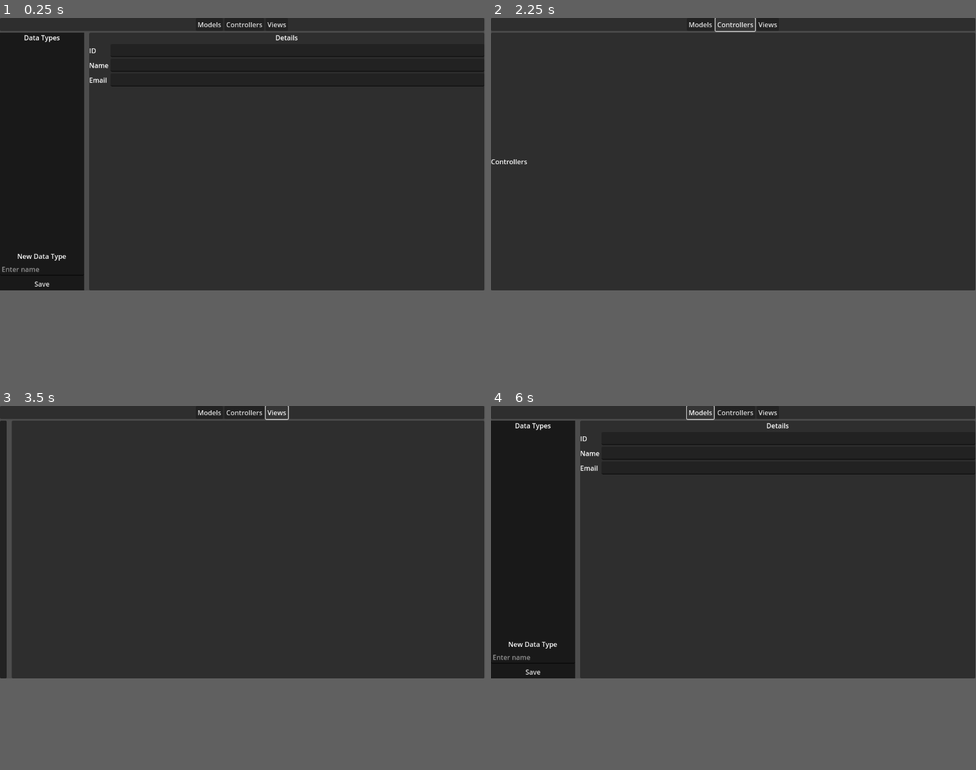
Above: before the commit, frames 1-4 (two rows, left to right).
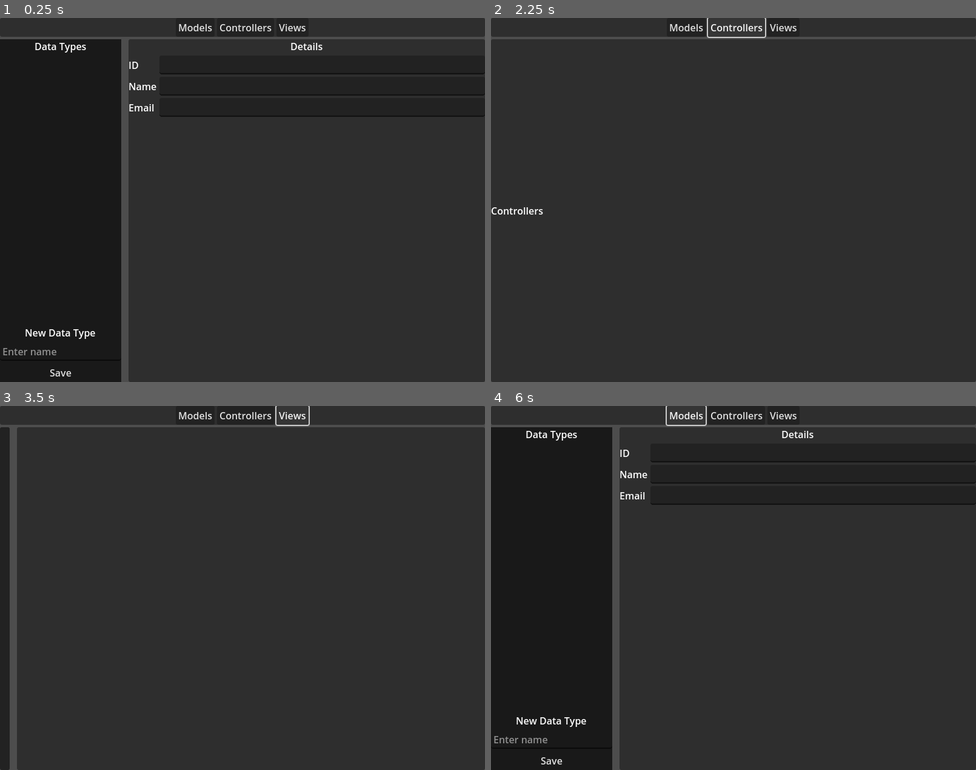
Above: after the commit, the same moments.

Repository: nofatetech/railsgui1
Game: Godot game, scene res://MainScene.tscn
Two runs of this game, one before a commit and one after it. Both use one fixed random seed, a clock stepped at 60 frames per second and the inputs below.
Inputs:
- Up to frame 1 (0.25 s): no input
- Up to frame 2 (2.25 s): click "Save" at 0.5 s; click "Models" at 1.25 s; click "Controllers" at 2 s
- Up to frame 3 (3.5 s): click "Views" at 2.75 s
- Up to frame 4 (6 s): click "Models" at 3.5 s; click "Controllers" at 4.25 s; click "Views" at 5 s; click "Models" at 5.75 s
In our replay, the window is 799x449 before the commit and 800x600 after it. These sizes can differ from the game's own. Grey fills any space a smaller window leaves; there, only what the larger window draws over its background counts as a difference.

The runs differ from the first frame. In frame 1, 4.8% of the frame differs, in the area x 0-100%, y 0-100%; in frame 2, 1.5%; in frame 3, 2.8%; in frame 4, 4.9%.

Commit message:
fix

Diff:
--- a/redotsrc/railsgui1/Main.gd
+++ b/redotsrc/railsgui1/Main.gd
@@ -20,7 +20,7 @@
 
 	var output = []
 	var command = "cd " + rails_project_path + " && ls app/models/*.rb"
-	var exit_code = OS.execute("bash", ["-c", command], output, true)
+	var exit_code = OS.execute("bash", ["-l", "-c", command], output, true)
 
 	if exit_code == 0:
 		if !output.is_empty():
@@ -62,11 +62,11 @@
 	if type_name.is_empty():
 		return
 
-	var command = "cd " + rails_project_path + " && rails generate scaffold " + type_name + ""
+	var command = "cd " + rails_project_path + " && rails generate scaffold " + type_name + " title:string"
 	print("command: ", command)
 
 	var output = []
-	var exit_code = OS.execute("bash", ["-c", command], output, true)
+	var exit_code = OS.execute("bash", ["-l", "-c", command], output, true)
 	if exit_code == 0:
 		line_edit_new_type.text = ""
 		_load_models()
--- a/redotsrc/railsgui1/project.godot
+++ b/redotsrc/railsgui1/project.godot
@@ -15,6 +15,11 @@
 config/features=PackedStringArray("4.4", "GL Compatibility")
 config/icon="res://icon.svg"
 
+[display]
+
+window/size/viewport_width=800
+window/size/viewport_height=600
+
 [rendering]
 
 renderer/rendering_method="gl_compatibility"
